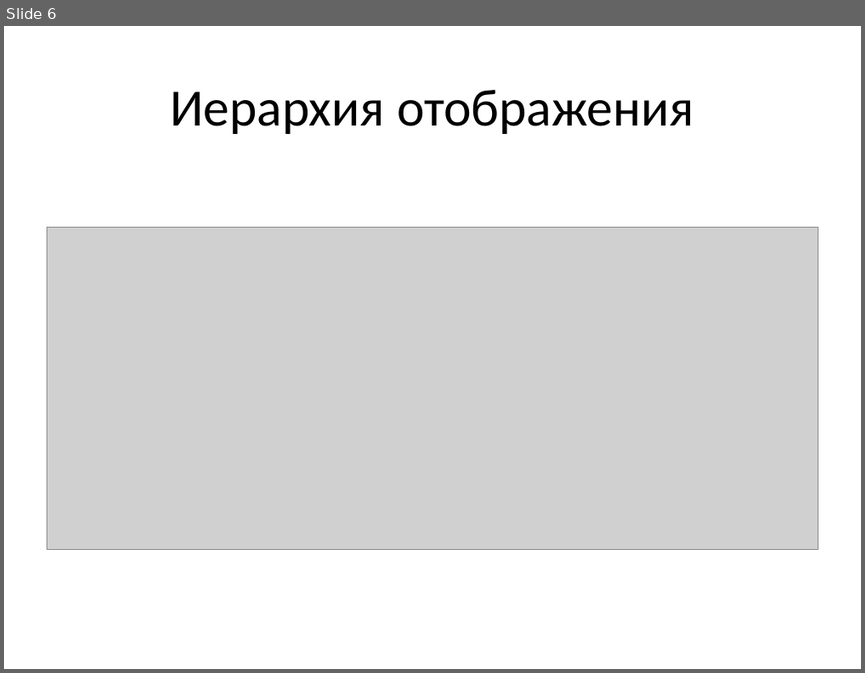
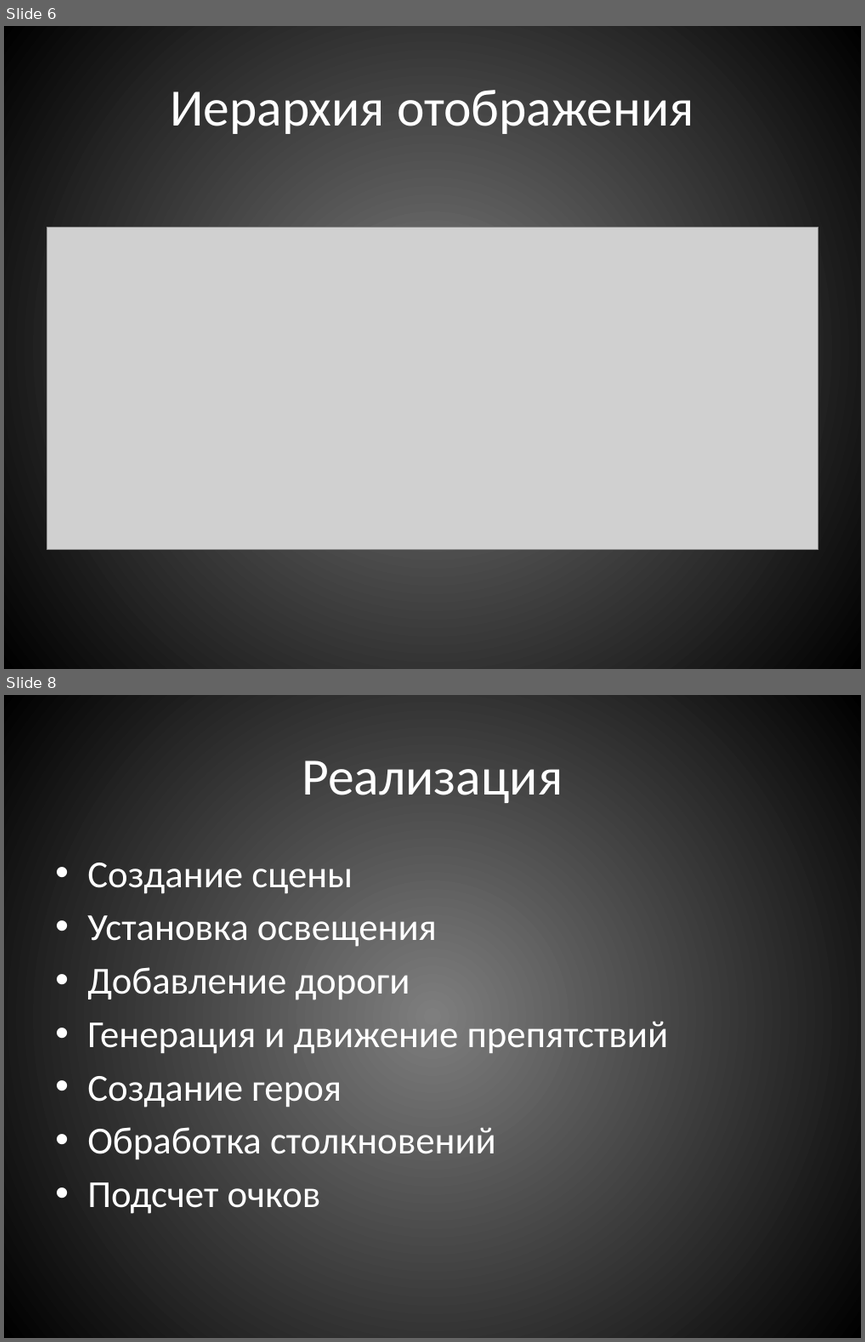
Before and after one commit to TheNech/RollingSphere, a slide deck: RollingSphere.pptx. Shown one above the other, each under a label of ours: slide 6 before the commit, slides 6 and 8 after it; the slides between them are not shown. The pictures are 865x673 and 865x1342 pixels, drawn with LibreOffice and Linux fonts; fonts in the diff are those of the drawing; grey boxes stand for pictures. Boxes give left, top, right and bottom in pixels: in the first picture for what was removed or moved away, otherwise in the second. Text is boxed around its words. In the diff, an @@ line names an element or a change of style, - is before the commit and + after.

Commit message:
presentation

```diff
--- a/RollingSphere.pptx
+++ b/RollingSphere.pptx
@@ slide 8 added at <box>4,695,861,1338</box>, background gradient #7F7F7F to #000000 @@
@@ title added at <box>302,760,562,803</box>, 44 pt, text #FFFFFF @@
+Реализация
@@ text added at <box>87,862,669,1213</box>, 32 pt, text #FFFFFF @@
+• Создание сцены
+• Установка освещения
+• Добавление дороги
+• Генерация и движение препятствий
+• Создание героя
+• Обработка столкновений
+• Подсчет очков
@@ slide 6 changed as well @@
@@ background #FFFFFF to gradient #7F7F7F to #000000 @@
@@ title "Иерархия отображения" at <box>170,90,694,134</box>: text colour #000000 to #FFFFFF @@
```
Also in this commit, not shown: 4 other slides changed, 6 other slides added, 2 slides removed.
